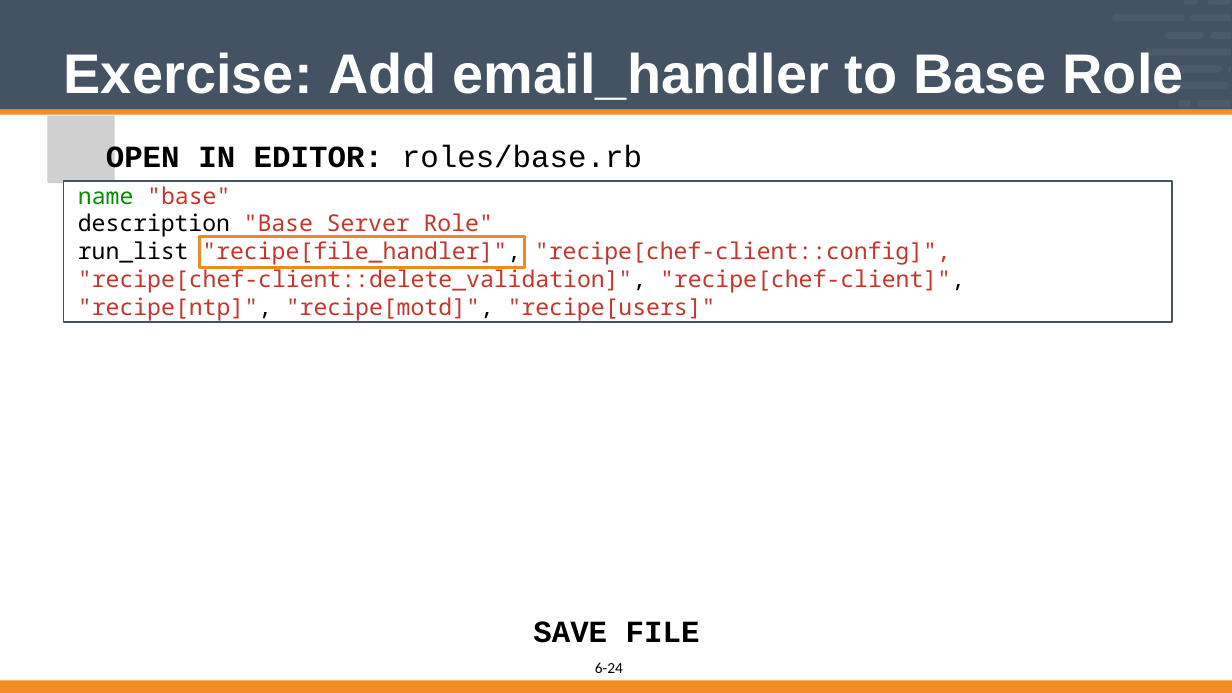
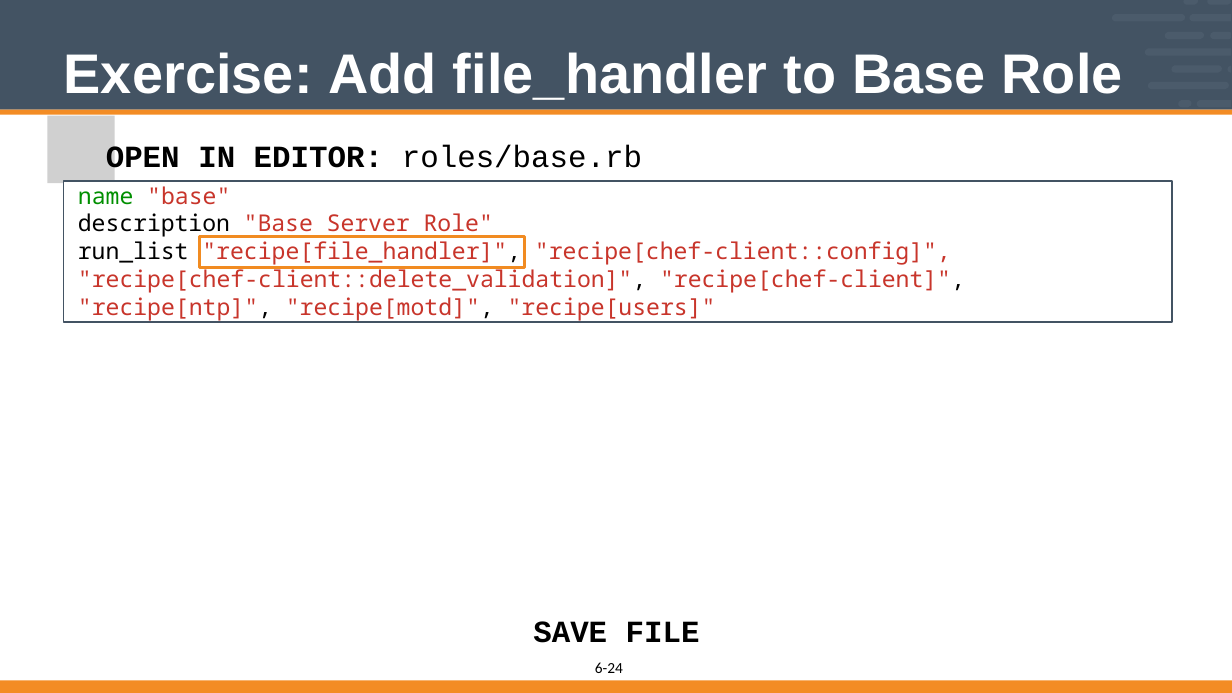
Before and after one commit to vinyar/chef-intermediate, a slide deck: slide 24 of 06-implementing_chef_handlers-file_handler.pptx. Drawn at 1232x693 pixels with LibreOffice and Linux fonts; fonts in the diff are those of the drawing; grey boxes stand for pictures. Boxes give left, top, right and bottom in pixels: in the first picture for what was removed or moved away, otherwise in the second. Text is boxed around its words. In the diff, an @@ line names an element or a change of style, - is before the commit and + after.

Commit message:
Fix the file_handler section removing all mention of email
* removed a title that was incorrectly specifying that we were adding an email_handler to the run_list. It is a file_handler.

* Fixed a mention of adding a recipe for the email handler

```diff
--- a/06-implementing_chef_handlers-file_handler.pptx
+++ b/06-implementing_chef_handlers-file_handler.pptx
@@ title at (64,52,1123,100): text changed @@
-Exercise: Add email_handler to Base Role
+Exercise: Add file_handler to Base Role
```
Also in this commit, not shown: 1 other slide changed.
